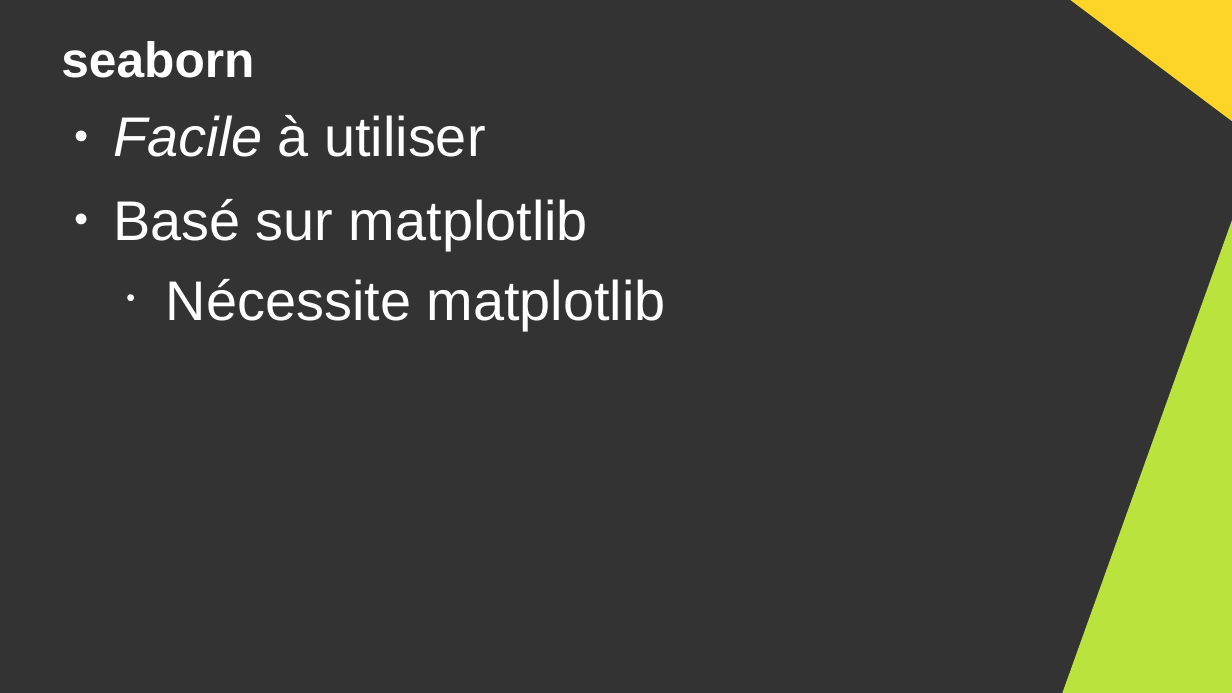
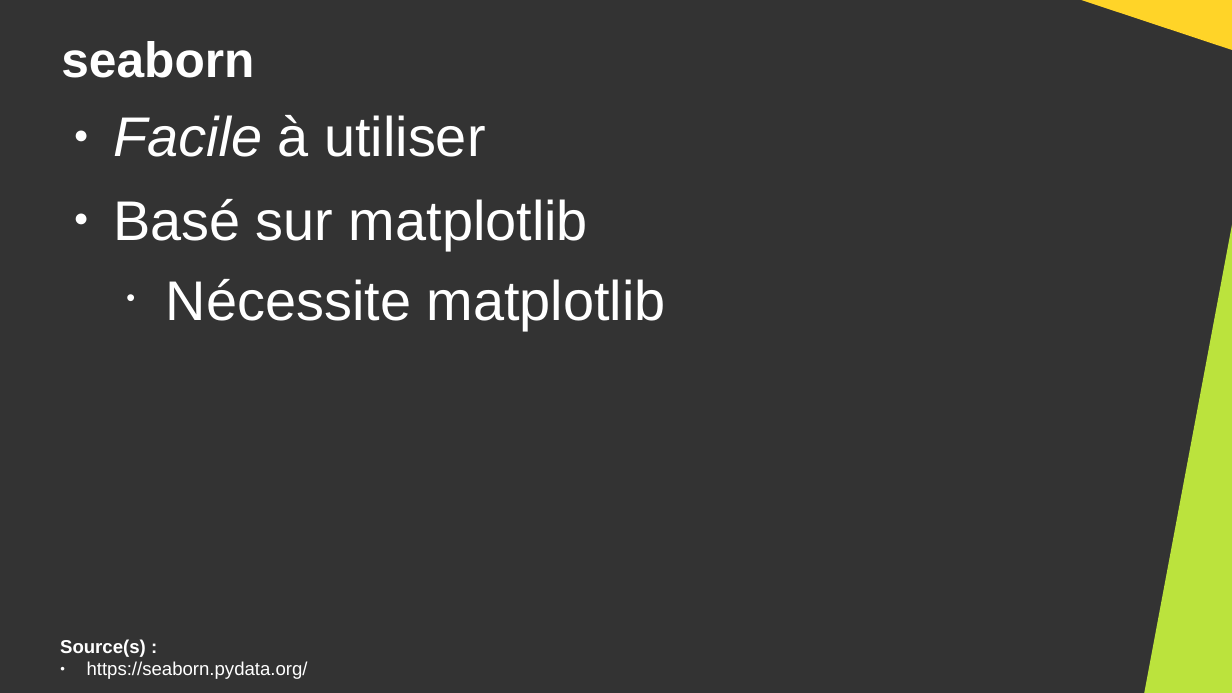
Before and after one commit to DanYellow/cours, a slide deck: slide 30 of big-data-s4/travaux-pratiques/numero-7/presentation.odp (slide 29 before the commit). Drawn at 1232x693 pixels with LibreOffice and Linux fonts; fonts in the diff are those of the drawing. Boxes give left, top, right and bottom in pixels: in the first picture for what was removed or moved away, otherwise in the second. Text is boxed around its words. In the diff, an @@ line names an element or a change of style, - is before the commit and + after.

```diff
--- a/big-data-s4/travaux-pratiques/numero-7/presentation.odp
+++ b/big-data-s4/travaux-pratiques/numero-7/presentation.odp
@@ right triangle: place and size @@
-right triangle at bbox=[1062, 0, 1232, 127]
+right triangle at bbox=[1063, 0, 1232, 53]
@@ right triangle: place and size @@
-right triangle at bbox=[1062, 215, 1232, 693]
+right triangle at bbox=[1145, 215, 1232, 693]
@@ text added at bbox=[60, 639, 308, 679], 12 pt, text #FFFFFF @@
+Source(s) :
+● https://seaborn.pydata.org/
```
Also in this commit, not shown: 25 other slides changed, 2 slides added, 1 slide removed, 4 other files.
